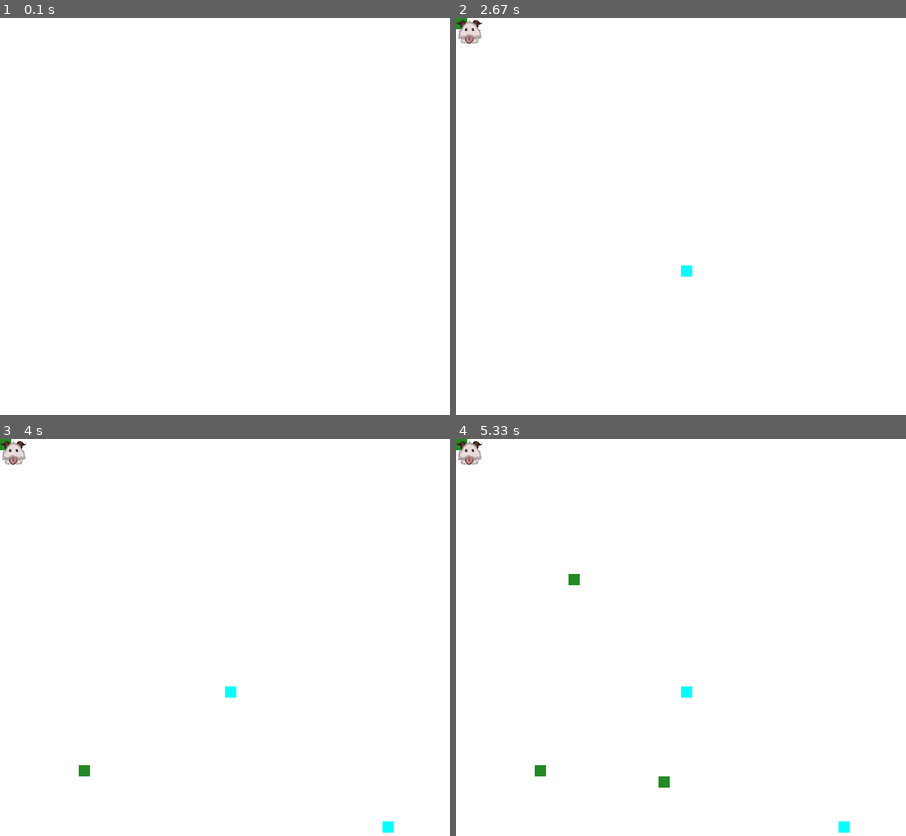
Above: before the commit, frames 1-4 (two rows, left to right).
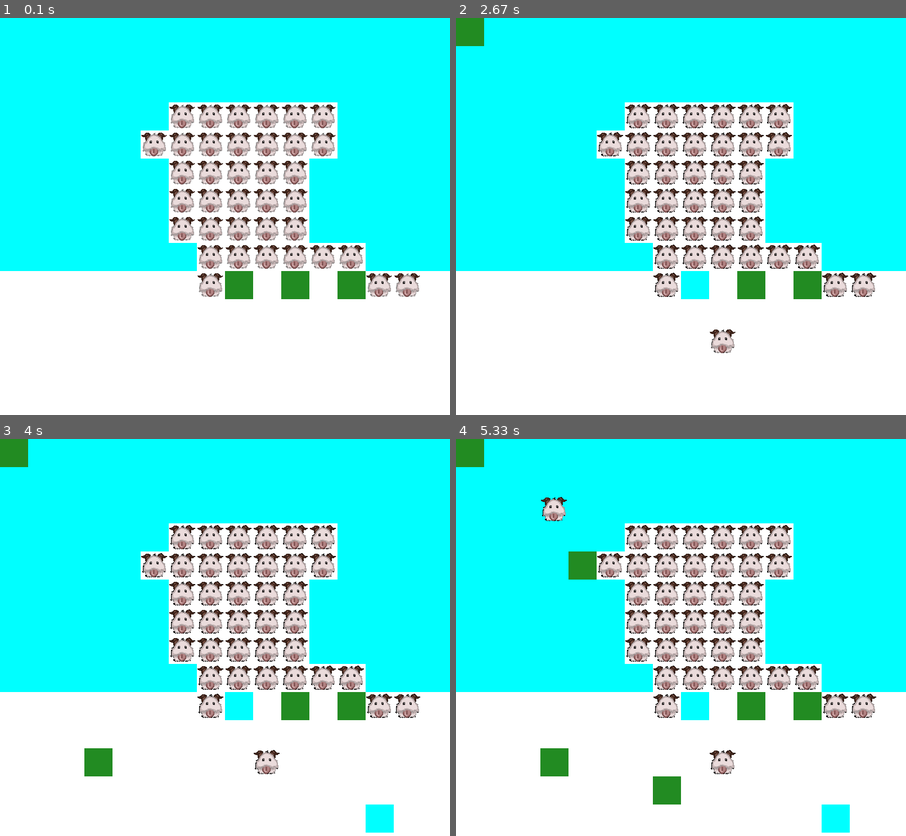
Above: after the commit, the same moments.

Repository: tear727/PygameMapEditor
Game: pygame game, started from oopseditor.py
The game is run twice, just before and just after one commit, with the same random seed, the same clock (stepped at 60 frames per second) and the same inputs. The source is Python 2; it was converted automatically to run under Python 3.
Inputs (mouse positions are in pixels of both pictures, inside the frame that each line leads up to):
- Up to frame 1 (0.1 s): no input
- Up to frame 2 (2.67 s): hold D 0.33-0.8 s; hold D 0.83-1.3 s; move the mouse to (663, 264) at 0.87 s; hold A 1.33-1.87 s; move the mouse to (681, 272) at 1.37 s; hold S 1.9-2.37 s; move the mouse to (726, 343) at 1.93 s; hold A from 2.4 s (still down); move the mouse to (541, 347) at 2.43 s
- Up to frame 3 (4 s): release A at 2.87 s; hold D 2.9-3.53 s; move the mouse to (391, 824) at 2.93 s; hold S from 3.57 s (still down); move the mouse to (108, 498) at 3.6 s
- Up to frame 4 (5.33 s): release S at 4.03 s; hold A 4.07-4.53 s; move the mouse to (573, 573) at 4.1 s; hold D 4.57-5.03 s; move the mouse to (658, 780) at 4.6 s; hold D from 5.07 s (still down); move the mouse to (681, 720) at 5.1 s

The runs differ from the first frame. In frame 1, 60% of the frame differs, in the area x 0-100%, y 0-71%; in frame 2, 60%; in frame 3, 61%; in frame 4, 61%, in the area x 0-100%, y 0-100%.

Commit message:
save feature

Diff:
--- /dev/null
+++ b/kinter_test.py
@@ -0,0 +1,29 @@
+from Tkinter import *
+import pygame
+import random
+import os
+global playing
+playing=False
+def playpause():
+    global playing
+    if playing==True:
+        playing=False
+    else:
+        playing=True
+root = Tk()
+embed = Frame(root, width=640, height=480)
+embed.grid(row=0,column=2)
+playpausebutton=Button(root, command=playpause, text="Play/Pause")
+playpausebutton.grid(row=1,column=2)
+root.update()
+os.environ['SDL_WINDOWID'] = str(embed.winfo_id())
+# os.environ['SDL_VIDEODRIVER'] = 'windib'
+pygame.display.init()
+screen = pygame.display.set_mode((640,480))
+pygame.display.flip()
+while True:
+    #your code here
+    if playing:
+            screen.fill((random.randint(0,255),random.randint(0,255),random.randint(0,255)))
+    pygame.display.flip()
+    root.update()
--- a/oopseditor.py
+++ b/oopseditor.py
@@ -1,5 +1,6 @@
 import pygame
 import pickle
+import os
 
 DISPLAY_WIDTH = 800
 DISPLAY_HEIGHT = 600
@@ -34,7 +35,7 @@
         return self.grid
 
 class Tile(object):
-    def __init__(self, width=None, height=None, color=None, loadedimage=None):
+    def __init__(self, width=None, height=None, solid=None, color=None, loadedimage=None):
         self.width = width
         self.height = height
         self.color = color
@@ -45,55 +46,91 @@
         if self.loadedimage != None:
             self.image = pygame.image.load(str(loadedimage))
             self.rect = self.image.get_rect()
-            self.width = self.rect.x
-            self.height = self.rect.y
+            self.width = self.rect.width
+            self.height = self.rect.height
         self.image.convert()
         self.rect = self.image.get_rect()
+        self.solid = solid
 
+def paused(pause):
+    while pause:
+        for event in pygame.event.get():
+            if event.type == pygame.QUIT:
+                pygame.quit()
+            if event.type == pygame.KEYDOWN:
+                if event.key == pygame.K_o:
+                    pause = False
+        clock.tick(60)
 
 graph = Graph(rows=60, columns=80)
 graph.make_graph()
 
+def save(arg):
+    with open("savegame", "wb") as f:
+        pickle.dump(arg, f)
+        print "file saved"
 
-# with open("savegame", "rb") as f:
-#     graph = pickle.load(f)
+def delete_save():
+    answer = raw_input("Are you sure you want to delete the save file? y/n\n").lower()
+    if answer == "y":
+        os.remove("savegame")
+    elif answer == "n":
+        print "resuming"
+    else:
+        print "choose y or n"
 
+if os.path.exists("savegame"):
+    with open("savegame", "rb") as f:
+        graph = pickle.load(f)
+screen.fill(WHITE)
 
 while not game_exit:
     for row in range(graph.rows):
         for column in range(graph.columns):
             if graph.grid[row][column] == 0:
                 color = WHITE
-                tile = Tile(width=20, height=20, color=color)
+                tile = Tile(width=50, height=50, color=color)
             elif graph.grid[row][column] == 1:
-                color = None
-                tile = Tile(width=20, height=20, color=None, loadedimage="poro.png")
+                color = PURPLE
+                tile = Tile(width=50, height=50, color=None, loadedimage="poro.png")
                 # print tile.rect.x, tile.rect.y
             elif graph.grid[row][column] == 2:
                 color = BLUE
-                tile = Tile(width=20, height=20, color=color)
+                tile = Tile(width=50, height=50, color=color)
             elif graph.grid[row][column] == 3:
                 color = GREEN
-                tile = Tile(width=20, height=20, color=color)
+                tile = Tile(width=50, height=50, color=color)
             elif graph.grid[row][column] == 4:
                 color = BROWN
-                tile = Tile(width=20, height=20, color=color)
+                tile = Tile(width=50, height=50, color=color)
             elif graph.grid[row][column] == 5:
                 color = YELLOW
-                tile = Tile(width=20, height=20, color=color)
+                tile = Tile(width=50, height=50, color=color)
             elif graph.grid[row][column] == 6:
                 color = BLACK
-                tile = Tile(width=20, height=20, color=color)
+                tile = Tile(width=50, height=50, color=color)
             screen.blit(tile.image, ((tile.width*column),(tile.height*row)))
 
     for event in pygame.event.get():
         if event.type == pygame.QUIT:
-            game_exit = True
+            prompt = raw_input("Exit? Unsaved chaned will be lost.\ny/n\n").lower()
+            if prompt == "y":
+                game_exit = True
+            elif prompt == "n":
+                print "resuming"
 
         if event.type == pygame.KEYDOWN:
             pos = pygame.mouse.get_pos()
             column = pos[0] // tile.width
             row = pos[1] // tile.height
+            if event.key == pygame.K_p:
+                pause = True
+                paused(pause)
+            if event.key == pygame.K_t:
+                save(graph)
+            if event.key == pygame.K_BACKSPACE:
+                delete_save()
+
             if event.key == pygame.K_a:
                 graph.grid[row][column] = 1
                 print "Position: {0}, Grid Coordinates: {1}, {2}".format(
@@ -122,8 +159,4 @@
     clock.tick(60)
     pygame.display.flip()
 
-# with open("savegame", "wb") as f:
-#     pickle.dump(graph, f)
-
-print graph.grid
 pygame.quit()
Not shown, changed: savegame
